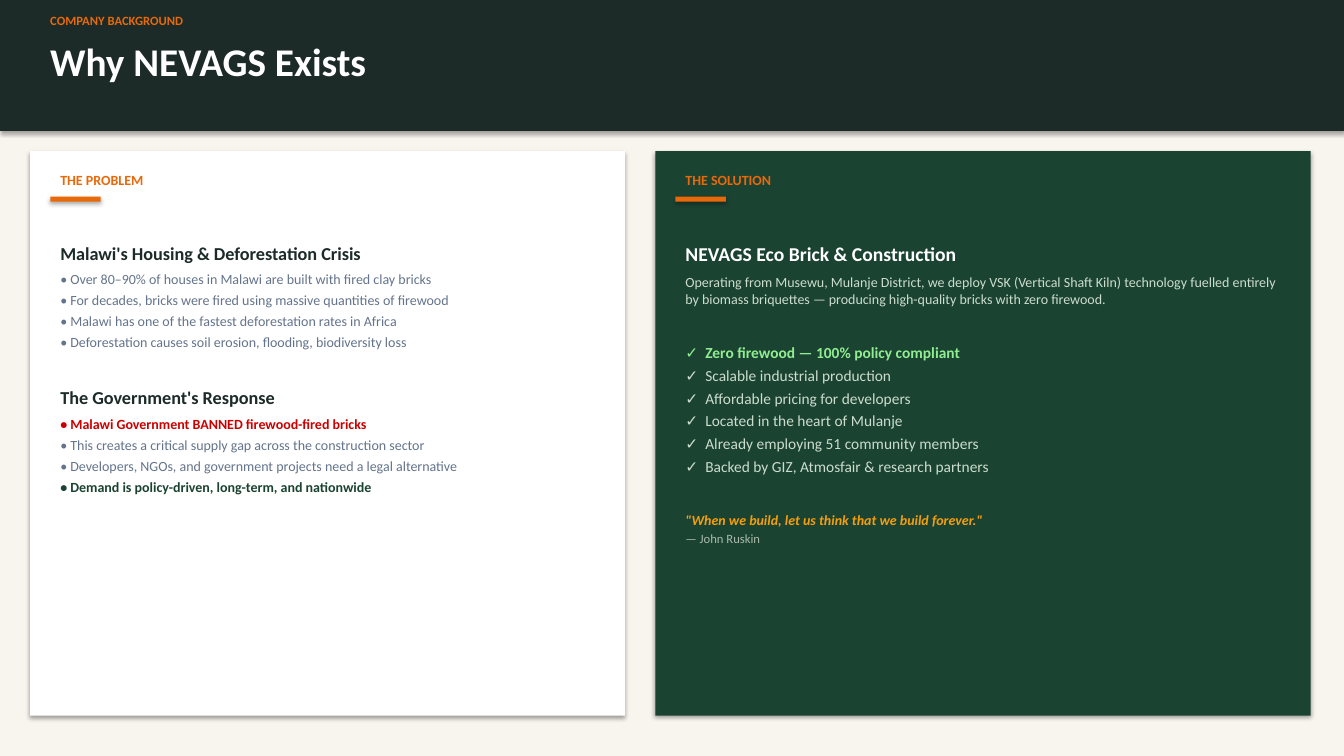
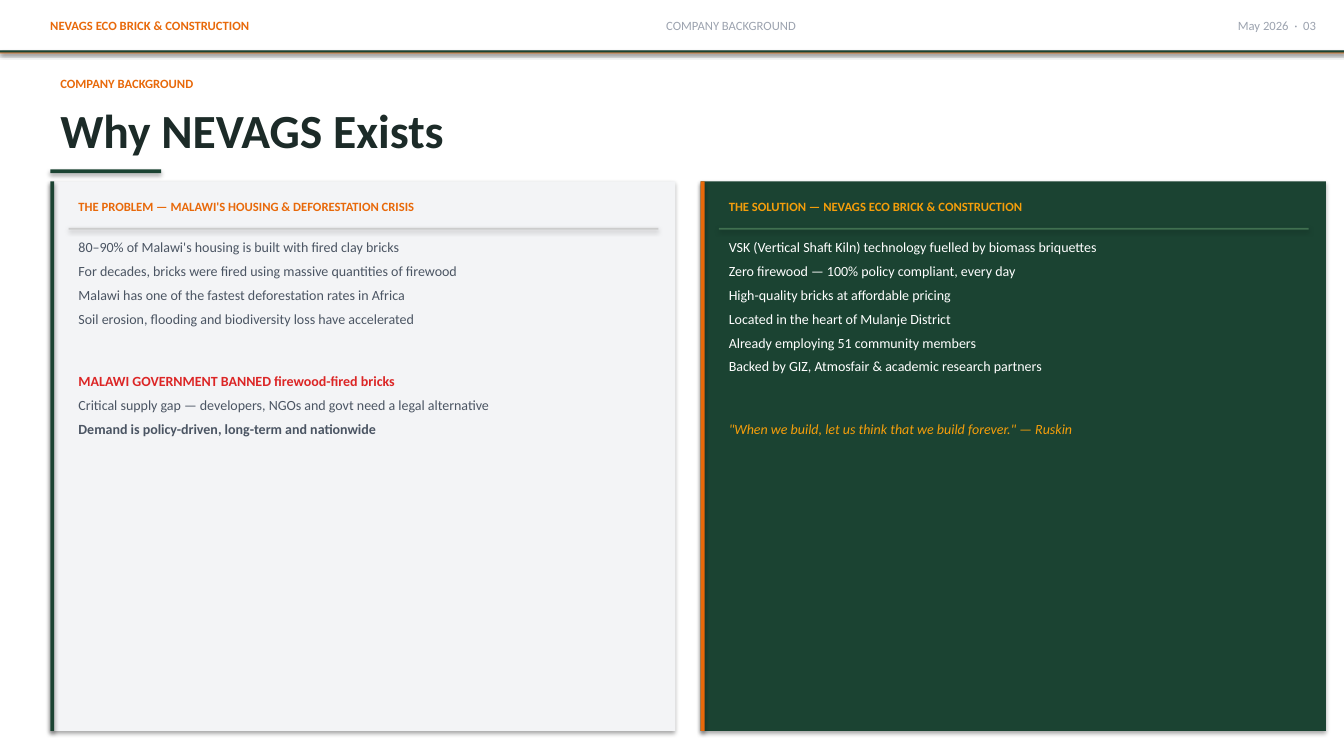
Before and after one commit to Tausi95/nevags, a slide deck: slide 3 of NEVAGS_DEC_Presentation_2026.pptx (slide 2 before the commit). Drawn at 1344x756 pixels with LibreOffice and Linux fonts; fonts in the diff are those of the drawing. Boxes give left, top, right and bottom in pixels: in the first picture for what was removed or moved away, otherwise in the second. Text is boxed around its words. In the diff, an @@ line names an element or a change of style, - is before the commit and + after.

```diff
--- a/NEVAGS_DEC_Presentation_2026.pptx
+++ b/NEVAGS_DEC_Presentation_2026.pptx
@@ rectangle at [0,0,1344,756]: fill #F8F4EE to #FFFFFF @@
@@ rectangle added at [0,0,1344,50], fill #FFFFFF @@
@@ text added at [50,21,249,30], 9 pt, text #E8690A, bold @@
+NEVAGS ECO BRICK & CONSTRUCTION
@@ text added at [666,22,796,30], 9 pt, text #9CA3AF @@
+COMPANY BACKGROUND
@@ text added at [1238,21,1316,32], 9 pt, text #9CA3AF @@
+May 2026 · 03
@@ rectangle: place and size @@
-rectangle at [0,0,1344,131]
+rectangle at [0,52,1344,53]
@@ rectangle at [0,52,1344,53]: fill #1C2B28 to #E8690A @@
@@ rectangle added at [0,50,1344,52], fill #1B4332 @@
@@ text "COMPANY BACKGROUND": place and size @@
-text "COMPANY BACKGROUND" at [50,16,184,25]
+text "COMPANY BACKGROUND" at [60,79,194,88]
@@ text "Why NEVAGS Exists": place and size @@
-text "Why NEVAGS Exists" at [50,48,366,82]
+text "Why NEVAGS Exists" at [60,114,444,156]
@@ text "Why NEVAGS Exists" at [60,114,444,156]: size 28 to 34 pt, text colour #FFFFFF to #1C2B28 @@
@@ rectangle added at [50,169,161,173], fill #1B4332 @@
@@ rectangle: place and size @@
-rectangle at [30,151,625,716]
+rectangle at [50,181,676,731]
@@ rectangle at [50,181,676,731]: fill #FFFFFF to #F3F4F6 @@
@@ rectangle removed at [50,197,101,202] @@
@@ rectangle added at [50,181,54,731], fill #1B4332 @@
@@ text at [78,202,414,211]: text changed; size 10 to 9 pt @@
-THE PROBLEM
+THE PROBLEM — MALAWI'S HOUSING & DEFORESTATION CRISIS
@@ rectangle removed at [676,197,726,202] @@
@@ rectangle: place and size @@
-rectangle at [655,151,1311,716]
+rectangle at [701,181,1326,731]
@@ rectangle added at [701,181,705,731], fill #E8690A @@
@@ text at [729,202,1022,211]: text changed; size 10 to 9 pt; text colour #E8690A to #F59E0B @@
-THE SOLUTION
+THE SOLUTION — NEVAGS ECO BRICK & CONSTRUCTION
@@ rectangle added at [69,228,658,230], fill #CCCCCC @@
@@ rectangle added at [719,228,1309,230], fill #407050 @@
@@ text at [78,242,489,437]: text changed; text colour #64748B to #4B5563 @@
-Malawi's Housing & Deforestation Crisis
-• Over 80–90% of houses in Malawi are built with fired clay bricks
-• For decades, bricks were fired using massive quantities of firewood
-• Malawi has one of the fastest deforestation rates in Africa
-• Deforestation causes soil erosion, flooding, biodiversity loss
-The Government's Response
-• Malawi Government BANNED firewood-fired bricks
-• This creates a critical supply gap across the construction sector
-• Developers, NGOs, and government projects need a legal alternative
-• Demand is policy-driven, long-term, and nationwide
+80–90% of Malawi's housing is built with fired clay bricks
+For decades, bricks were fired using massive quantities of firewood
+Malawi has one of the fastest deforestation rates in Africa
+Soil erosion, flooding and biodiversity loss have accelerated
+MALAWI GOVERNMENT BANNED firewood-fired bricks
+Critical supply gap — developers, NGOs and govt need a legal alternative
+Demand is policy-driven, long-term and nationwide
@@ text at [729,242,1097,436]: text changed; text colour #CCDDCC to #FFFFFF @@
-NEVAGS Eco Brick & Construction
-Operating from Musewu, Mulanje District, we deploy VSK (Vertical Shaft Kiln) technology fuelled entirely by biomass briquettes — producing high-quality bricks with zero firewood.
-✓ Zero firewood — 100% policy compliant
-✓ Scalable industrial production
-✓ Affordable pricing for developers
-✓ Located in the heart of Mulanje
-✓ Already employing 51 community members
-✓ Backed by GIZ, Atmosfair & research partners
-"When we build, let us think that we build forever."
-— John Ruskin
+VSK (Vertical Shaft Kiln) technology fuelled by biomass briquettes
+Zero firewood — 100% policy compliant, every day
+High-quality bricks at affordable pricing
+Located in the heart of Mulanje District
+Already employing 51 community members
+Backed by GIZ, Atmosfair & academic research partners
+"When we build, let us think that we build forever." — Ruskin
```
Also in this commit, not shown: 13 other slides changed, 2 slides added, 1 other file.
